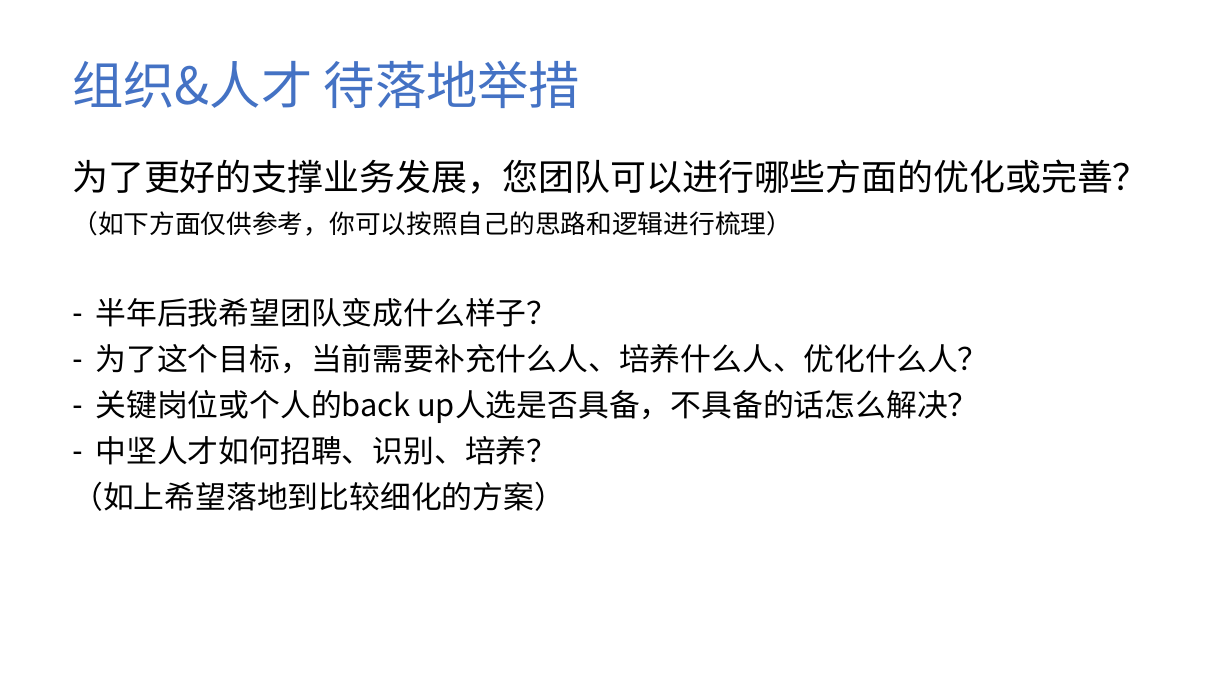
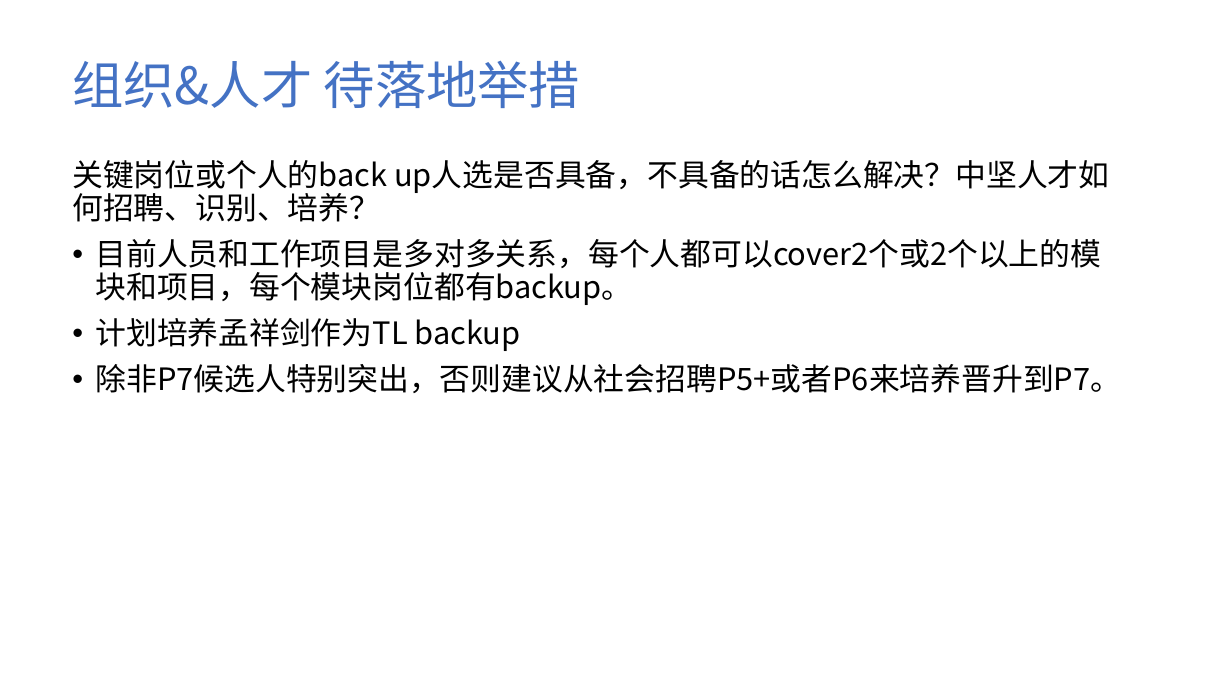
Before and after one commit to cmdpos/gaia, a slide deck: slide 7 of ppt/关于团队建设 - 公链组汇报.pptx. Drawn at 1232x693 pixels with LibreOffice and Linux fonts; fonts in the diff are those of the drawing; background and template pictures are left out. Boxes give left, top, right and bottom in pixels: in the first picture for what was removed or moved away, otherwise in the second. Text is boxed around its words. In the diff, an @@ line names an element or a change of style, - is before the commit and + after.

```diff
--- a/ppt/关于团队建设 - 公链组汇报.pptx
+++ b/ppt/关于团队建设 - 公链组汇报.pptx
@@ text at [72, 160, 1121, 393]: text changed @@
-为了更好的支撑业务发展，您团队可以进行哪些方面的优化或完善？
-（如下方面仅供参考，你可以按照自己的思路和逻辑进行梳理）
-– 半年后我希望团队变成什么样子？
-– 为了这个目标，当前需要补充什么人、培养什么人、优化什么人？
-– 关键岗位或个人的back up人选是否具备，不具备的话怎么解决？
-– 中坚人才如何招聘、识别、培养？
-（如上希望落地到比较细化的方案）
+关键岗位或个人的back up人选是否具备，不具备的话怎么解决？中坚人才如何招聘、识别、培养？
+• 目前人员和工作项目是多对多关系，每个人都可以cover2个或2个以上的模块和项目，每个模块岗位都有backup。
+• 计划培养孟祥剑作为TL backup
+• 除非P7候选人特别突出，否则建议从社会招聘P5+或者P6来培养晋升到P7。
```
Also in this commit, not shown: 6 other slides changed, 1 slide added, 1 slide removed.
